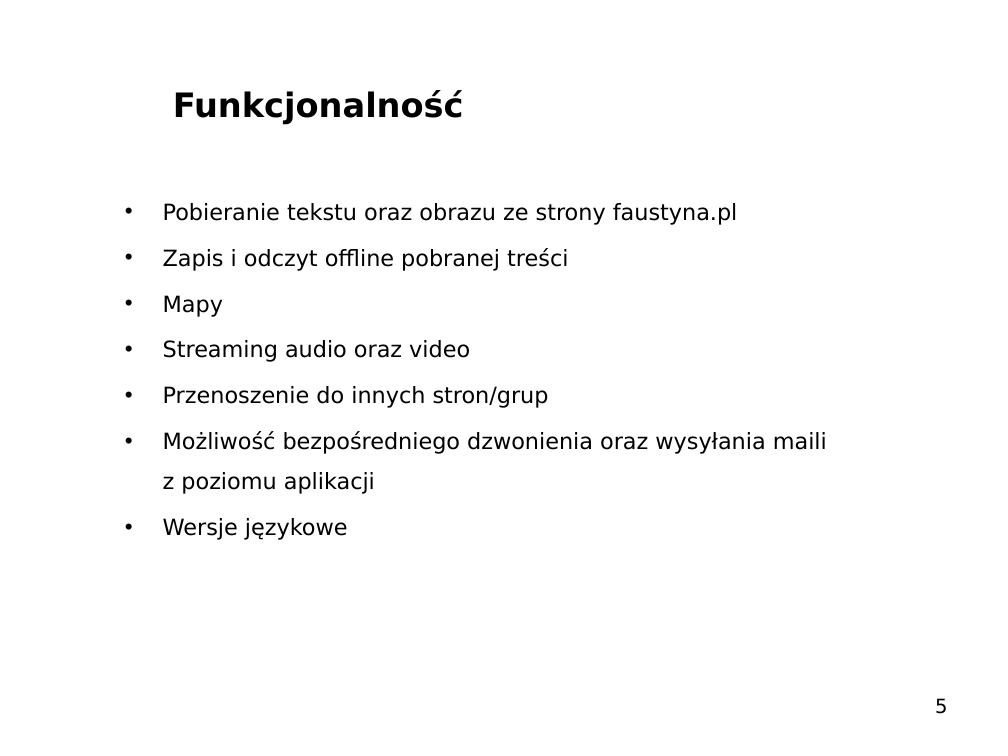
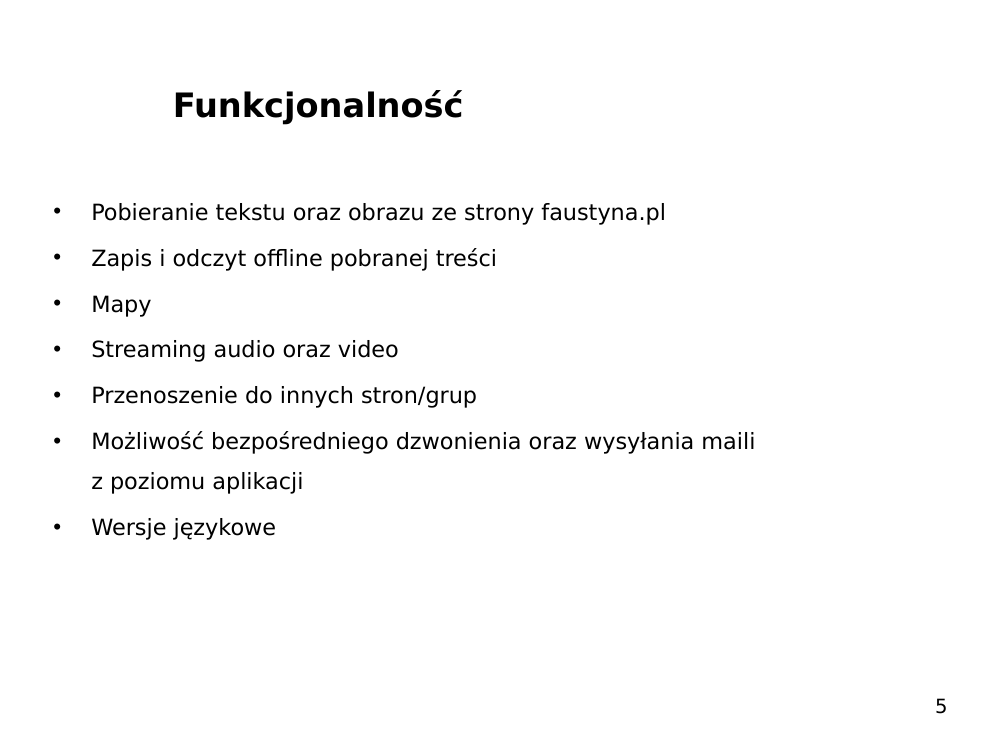
Before and after one commit to kslusarczyk/lagiewniki, a slide deck: slide 5 of laboratorium_dyplomowe.ppt. Drawn at 1008x756 pixels with LibreOffice and Linux fonts; fonts in the diff are those of the drawing; background and template pictures are left out. Boxes give left, top, right and bottom in pixels: in the first picture for what was removed or moved away, otherwise in the second. Text is boxed around its words. In the diff, an @@ line names an element or a change of style, - is before the commit and + after.

```diff
--- a/laboratorium_dyplomowe.ppt
+++ b/laboratorium_dyplomowe.ppt
@@ text "Pobieranie tekstu oraz obrazu ze ...": place and size @@
-text "Pobieranie tekstu oraz obrazu ze ..." at (163,203,827,540)
+text "Pobieranie tekstu oraz obrazu ze ..." at (91,203,755,540)
```
Also in this commit, not shown: 2 other slides changed, 2 slides added.
